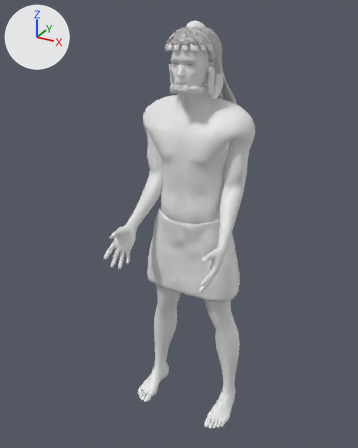
An edit to the glTF model assets/avatar/estatua.glb, drawn before and after from the same camera.
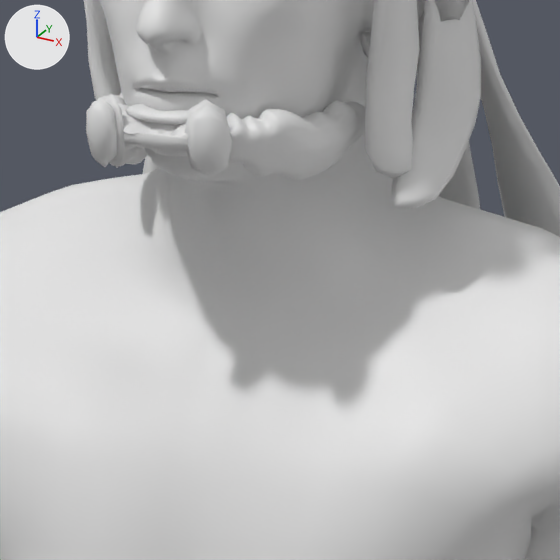
The first picture shows the older version from a camera (50 mm lens) standing at (0.978, -1.956, 1.967) and looking at (-0.03, -0.124, 1.051). The close-ups show the older and then the newer version on the part from 44% to 65% of the width and 16% to 33% of the height of that picture. Only the edits that show in the close-ups are written down. Arrows for +X, +Y and +Z are at upper left; the lights stay in place.

Names of what the first close-up shows: 'beard_full', 'beard_short', 'body', 'hair_bun', 'hair_long'.
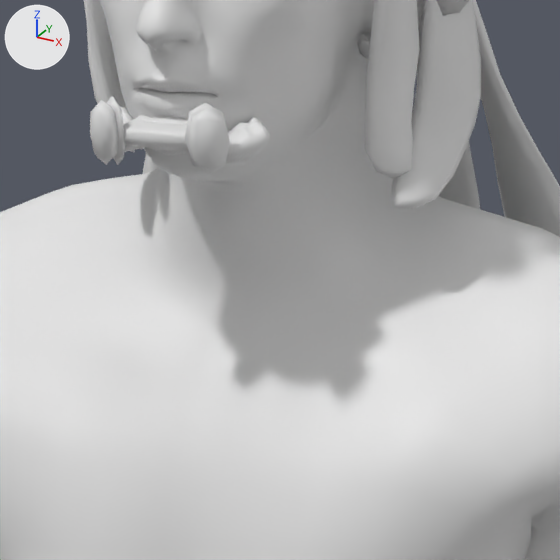
Pixel boxes (x1, y1, x2, y2) of what changed, in the close-ups (560 x 560 px):
'beard_full', reshaped (36% narrower, 7% shorter): before (86, 91, 366, 180); after (90, 91, 270, 174)

Edits to the bpy script that builds the scene:
```text
Change me_beard_full:
    used by ob_beard_full; location = (0.0, 0.0, 0.0)
    remove me_beard_full.from_pydata(...)  # 2204 vertices, 4384 faces; spans x -0.076..0.076, y -0.187..-0.061, z 1.634..1.687
    add me_beard_full.from_pydata(...)  # 1146 vertices, 2272 faces; spans x -0.053..0.053, y -0.185..-0.065, z 1.644..1.684
    me_beard_full part 1: 15 vertices moved within x -0.031..0.03, y -0.181..-0.08, z 1.648..1.683; 2024 vertices removed from x -0.076..0.076, y -0.187..-0.061, z 1.634..1.687; 966 vertices added at x -0.053..0.053, y -0.185..-0.065, z 1.644..1.684
```
